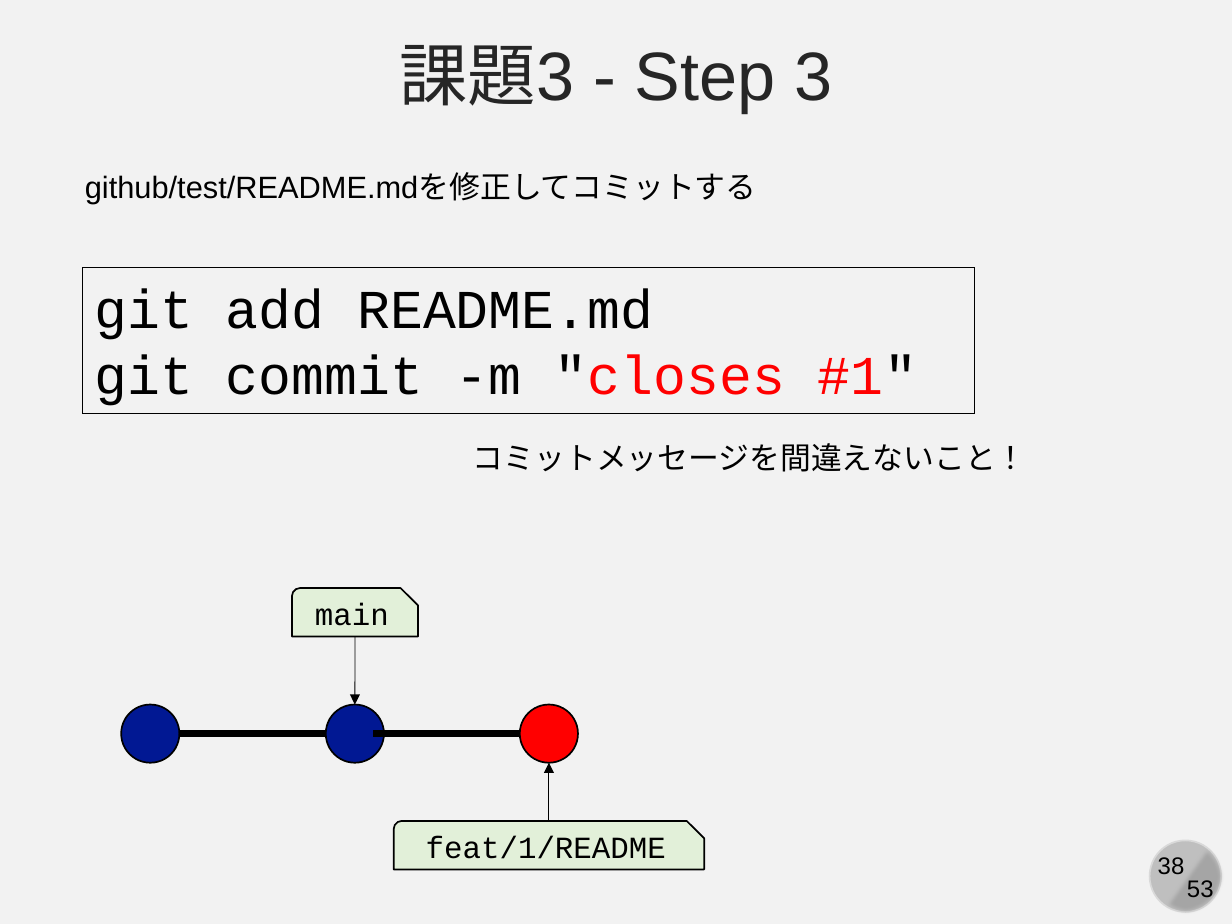
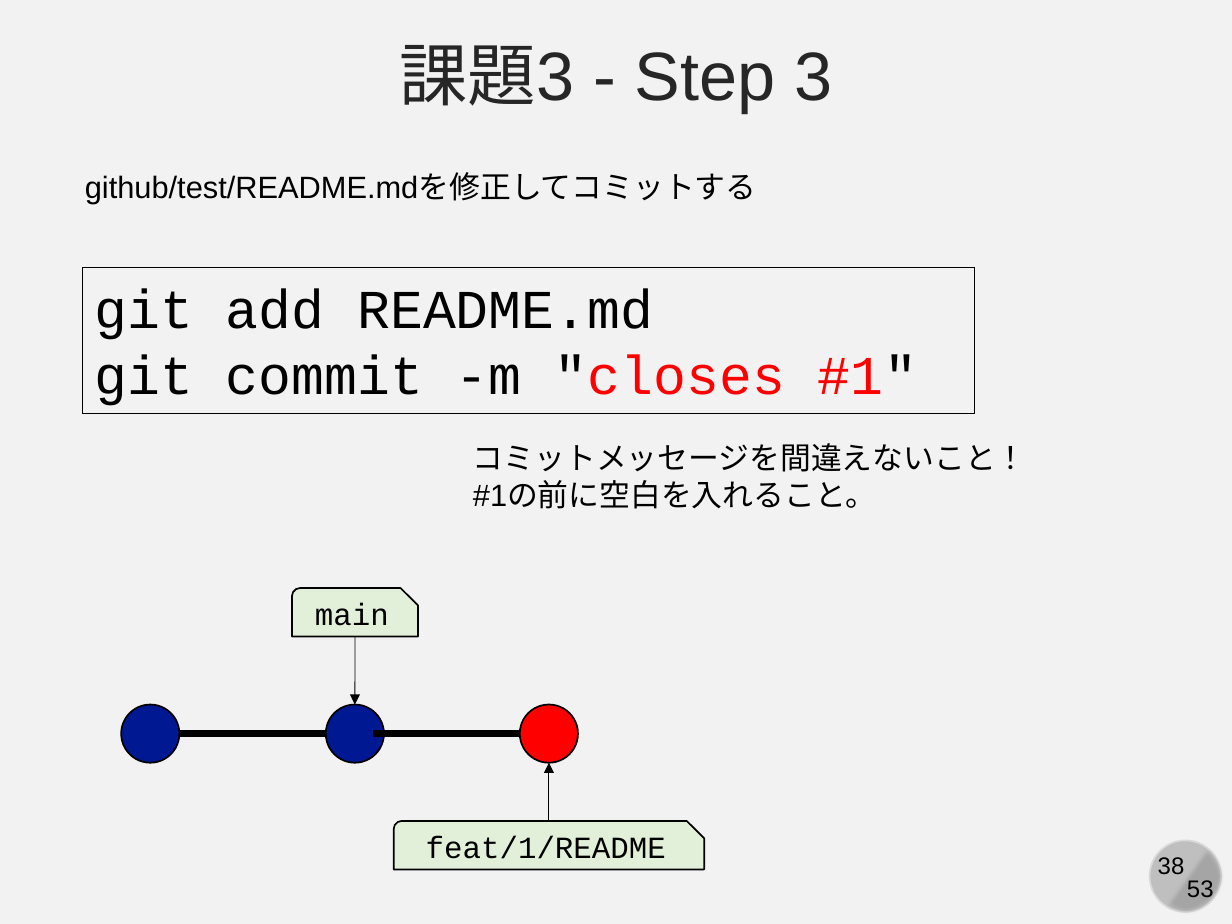
Before and after one commit to kaityo256/github, a slide deck: slide 38 of practice_github_basic/fig/slide.pptx. Drawn at 1232x924 pixels with LibreOffice and Linux fonts; fonts in the diff are those of the drawing. Boxes give left, top, right and bottom in pixels: in the first picture for what was removed or moved away, otherwise in the second. Text is boxed around its words. In the diff, an @@ line names an element or a change of style, - is before the commit and + after.

```diff
--- a/practice_github_basic/fig/slide.pptx
+++ b/practice_github_basic/fig/slide.pptx
@@ text at bbox=[473, 482, 877, 509]: paragraph added @@
+#1の前に空白を入れること。
```
Also in this commit, not shown: 5 other slides changed, 1 other file.
